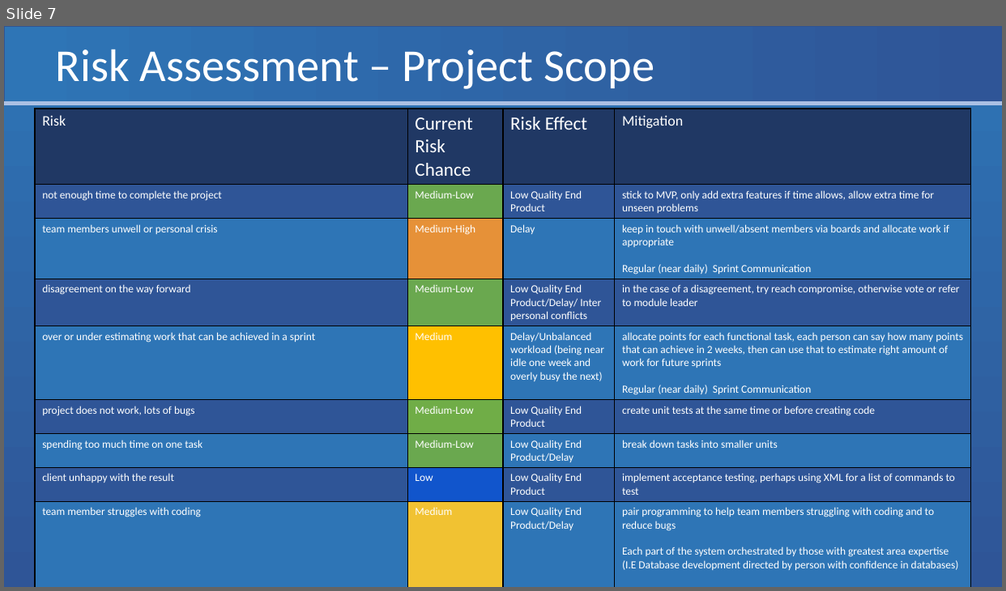
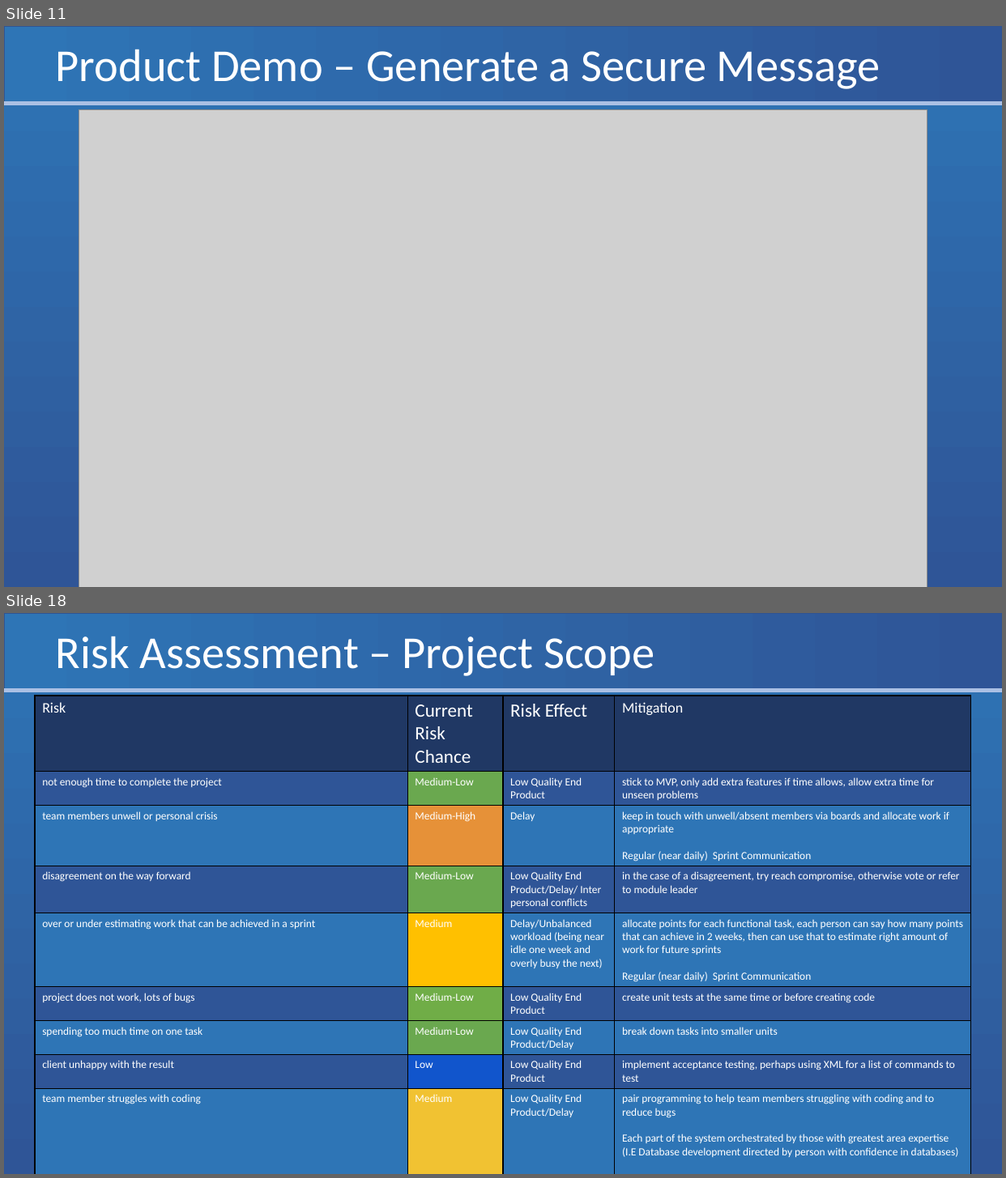
Before and after one commit to Eyo123/ISAD251REF, a slide deck: Documents/Presentations/PRCO204 Group Presentation 2.pptx. Shown one above the other, each under a label of ours: slide 7 before the commit, slides 11 and 18 after it; the slides between them are not shown. The pictures are 1006x591 and 1006x1178 pixels, drawn with LibreOffice and Linux fonts; fonts in the diff are those of the drawing; grey boxes stand for pictures. Boxes give left, top, right and bottom in pixels: in the first picture for what was removed or moved away, otherwise in the second. Text is boxed around its words. In the diff, an @@ line names an element or a change of style, - is before the commit and + after.

```diff
--- a/Documents/Presentations/PRCO204 Group Presentation 2.pptx
+++ b/Documents/Presentations/PRCO204 Group Presentation 2.pptx
@@ slide 11 added at [4,26,1002,587], background gradient #2E75B6 to #2F5597; not listed: 2 template elements that a slide beside it also shows @@
@@ title added at [56,49,880,89], 44 pt, text #FFFFFF @@
+Product Demo – Generate a Secure Message
@@ picture added at [79,110,927,587] @@
@@ what was slide 7 is now slide 18 @@
```
Also in this commit, not shown: 2 slides changed, 10 other slides added.
